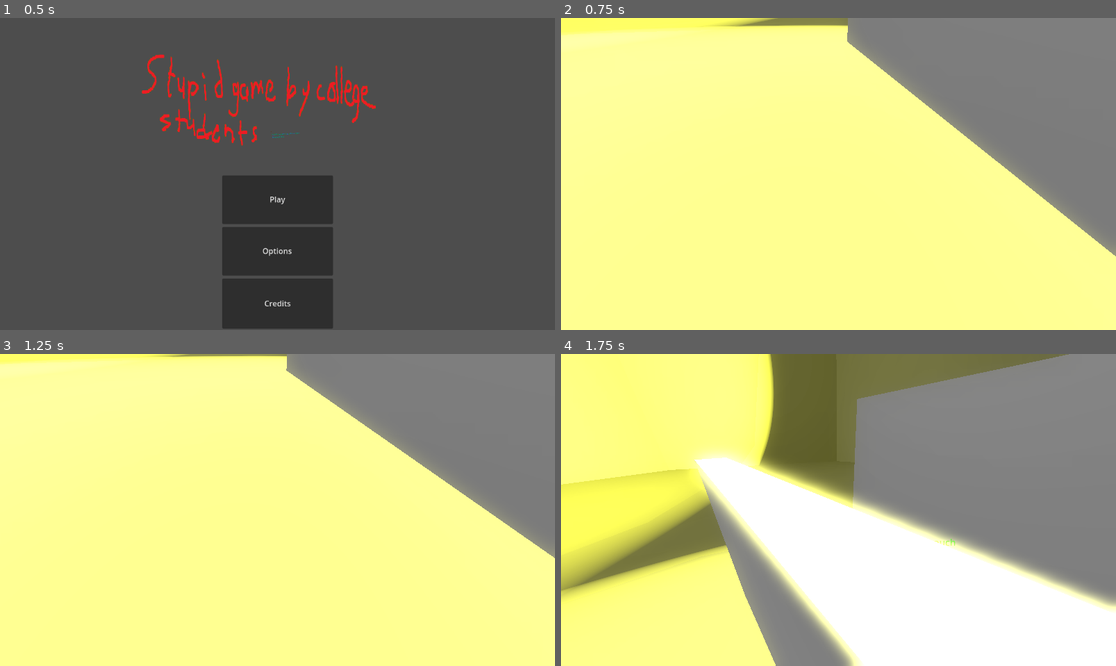
Above: before the commit, frames 1-4 (two rows, left to right).
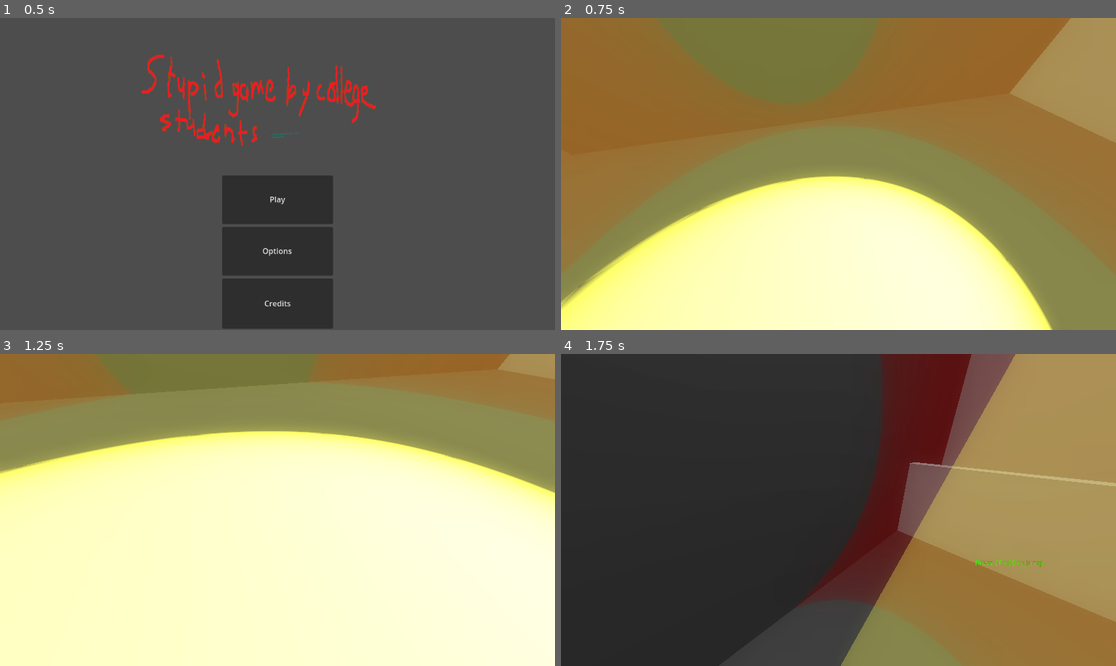
Above: after the commit, the same moments.

Repository: BridgeDeck/collegeproject-game
Game: Godot game, scene res://main.tscn
Two runs of this game, one before a commit and one after it. Both use one fixed random seed, a clock stepped at 60 frames per second and the inputs below. A sky picture missing from this copy of the repository is replaced by a grey-blue gradient.
Inputs (mouse positions are in pixels of both pictures, inside the frame that each line leads up to):
- Up to frame 1 (0.5 s): no input
- Up to frame 2 (0.75 s): click "Play" at 0.5 s
- Up to frame 3 (1.25 s): no input
- Up to frame 4 (1.75 s): tap Space (jump) at 1.25, 1.52 s; move the mouse to (866, 510) at 1.27 s; press the mouse at (866, 510) at 1.28 s; hold W (forward) from 1.28 s (still down)

Frame 1 is identical in both runs. In frame 2, 94% of the frame differs, in the area x 0-100%, y 0-100%; in frame 3, 97%; in frame 4, 100%.

Commit message:
tweaked maps

Diff:
--- a/maps/base_map.tscn
+++ b/maps/base_map.tscn
@@ -54,4 +54,6 @@
 floor_max_angle = 0.785398
 floor_snap_length = 0.1
 platform_on_leave = 0
+safe_margin = 0.001
 jump_force = 8.0
+acceleration = 54.0
--- a/maps/tutorial.tscn
+++ b/maps/tutorial.tscn
@@ -16,18 +16,29 @@
 sky = SubResource("Sky_2337y")
 ambient_light_source = 1
 reflected_light_source = 1
+tonemap_exposure = 1.23
 glow_enabled = true
-glow_intensity = 0.5
-glow_bloom = 0.5
+glow_bloom = 0.36
+glow_hdr_threshold = 1.8
 glow_hdr_luminance_cap = 4.0
 fog_enabled = true
 fog_mode = 1
-fog_light_color = Color(0, 0, 0, 1)
-fog_light_energy = 6.06
+fog_light_color = Color(0.0509804, 0, 0, 1)
+fog_light_energy = 16.0
 fog_density = 1.0
 fog_sky_affect = 0.0
-fog_depth_curve = 0.707107
-fog_depth_begin = 5.0
+fog_depth_curve = 0.0625001
+fog_depth_end = 200.0
+
+[sub_resource type="StandardMaterial3D" id="StandardMaterial3D_2337y"]
+resource_local_to_scene = true
+transparency = 1
+albedo_color = Color(0, 1, 1, 0.1)
+
+[sub_resource type="StandardMaterial3D" id="StandardMaterial3D_21o1g"]
+resource_local_to_scene = true
+transparency = 1
+albedo_color = Color(0.984, 0.875, 0, 0.1)
 
 [sub_resource type="StandardMaterial3D" id="StandardMaterial3D_fwf7s"]
 cull_mode = 2
@@ -59,15 +70,21 @@
 environment = SubResource("Environment_50mgq")
 
 [node name="BaseMapGeometry" parent="." index="2"]
+process_mode = 4
 visible = false
 use_collision = false
 
 [node name="MainCharacterEntity" parent="." index="4"]
-transform = Transform3D(1, 0, 0, 0, 1, 0, 0, 0, 1, -3.45297, 1.83314, -0.162)
+transform = Transform3D(1, 0, 0, 0, 1, 0, 0, 0, 1, -0.165247, 5.09178, -12.9252)
 floor_constant_speed = true
 jump_force = 20.0
-acceleration = 128.0
-air_speed_modifier = 0.5
+air_speed_modifier = 0.001
+
+[node name="CSGBox3D" parent="MainCharacterEntity/DefaultCollision" index="0"]
+material = SubResource("StandardMaterial3D_2337y")
+
+[node name="CSGBox3D" parent="MainCharacterEntity/CrouchCollision" index="0"]
+material = SubResource("StandardMaterial3D_21o1g")
 
 [node name="MapBoundaries" type="CSGCylinder3D" parent="." index="5"]
 transform = Transform3D(1, 0, 0, 0, 1, 0, 0, 0, 1, 0, -0.475586, 0)
@@ -143,14 +160,16 @@
 radius = 64.4897
 height = 1.04883
 
-[node name="SpotLight3D" parent="." index="6" instance=ExtResource("3_x7mfr")]
-transform = Transform3D(1, 0, 0, 0, 0.793353, 0.608761, 0, -0.608761, 0.793353, -3, 35.6616, 48.436)
-shadow_enabled = true
-shadow_bias = 10.0
-shadow_normal_bias = 8.395
+[node name="SpawnLight" parent="." index="6" instance=ExtResource("3_x7mfr")]
+transform = Transform3D(1, 0, 0, 0, 0.680874, 0.7324, 0, -0.7324, 0.680874, -0.51826, 81.1897, 61.429)
+light_energy = 11.891
+light_bake_mode = 1
+shadow_normal_bias = 2.781
+shadow_reverse_cull_face = true
 shadow_caster_mask = 4294967293
-spot_range = 107.0
-spot_angle = 17.274
+spot_range = 124.916
+spot_angle = 2.57
+spot_angle_attenuation = 0.318642
 
 [node name="MapLantern" type="CSGCylinder3D" parent="." index="7"]
 transform = Transform3D(1, 0, 0, 0, 1, 0, 0, 0, 1, 0, 80.5, 0)
@@ -165,13 +184,7 @@
 omni_range = 207.938
 omni_attenuation = 0.76
 
-[node name="WallTutorial" type="CSGBox3D" parent="." index="8"]
-transform = Transform3D(1, 0, 0, 0, 1, 0, 0, 0, 1, -2.5, 3.5, 4)
-use_collision = true
-collision_mask = 0
-size = Vector3(22, 8, 1)
-
-[node name="InstructJump" type="Sprite3D" parent="." index="9"]
+[node name="InstructJump" type="Sprite3D" parent="." index="8"]
 transform = Transform3D(1, 0, 0, 0, 1, 0, 0, 0, 1, 2, 3, 0)
 billboard = 1
 texture = SubResource("ViewportTexture_x7mfr")
@@ -187,13 +200,7 @@
 theme_override_font_sizes/font_size = 32
 text = "Press SPACE to Jump"
 
-[node name="CrouchTutorial" type="CSGBox3D" parent="." index="10"]
-transform = Transform3D(1, 0, 0, 0, 1, 0, 0, 0, 1, -2.5, 6, 13)
-use_collision = true
-collision_mask = 0
-size = Vector3(22, 9, 1)
-
-[node name="InstructCrouch" type="Sprite3D" parent="." index="11"]
+[node name="InstructCrouch" type="Sprite3D" parent="." index="9"]
 transform = Transform3D(1, 0, 0, 0, 1, 0, 0, 0, 1, 2, 5, 8)
 billboard = 1
 texture = SubResource("ViewportTexture_2337y")
@@ -209,12 +216,52 @@
 theme_override_font_sizes/font_size = 32
 text = "Press CTRL to Crouch"
 
-[node name="Ramp" type="CSGBox3D" parent="." index="12"]
-transform = Transform3D(0.759635, 0.65035, 0, -0.65035, 0.759635, 0, 0, 0, 1, -15.1249, 4.15769, 16.127)
-use_collision = true
-size = Vector3(14, 1, 6.74609)
-
-[node name="VisualSpotlight" parent="." index="13" instance=ExtResource("3_x7mfr")]
-transform = Transform3D(-4.37114e-08, 0, -1, 0, 1, 0, 1, 0, -4.37114e-08, -60.1018, 27.5398, -17.3768)
-spot_range = 159.193
+[node name="Pointer" parent="." index="10" instance=ExtResource("3_x7mfr")]
+transform = Transform3D(-4.37114e-08, 0, -1, 0, 1, 0, 1, 0, -4.37114e-08, -56.2419, 41.6996, -17.3768)
+light_energy = 13.79
+shadow_enabled = true
+shadow_reverse_cull_face = true
+shadow_caster_mask = 4294967293
+spot_range = 153.453
 spot_angle = 21.9095
+
+[node name="Platforms" type="Node" parent="." index="11"]
+
+[node name="SpawnWall" type="CSGBox3D" parent="Platforms" index="0"]
+transform = Transform3D(1, 0, 0, 0, 1, 0, 0, 0, 1, -15.149, 8.06554, -9.845)
+use_collision = true
+size = Vector3(10, 16.6683, 46.828)
+
+[node name="JumpTutorial" type="CSGBox3D" parent="Platforms" index="1"]
+transform = Transform3D(1, 0, 0, 0, 1, 0, 0, 0, 1, -0.946228, 2.92279, 4)
+use_collision = true
+collision_mask = 0
+size = Vector3(25.1075, 6.84558, 1)
+
+[node name="CrouchTutorial" type="CSGBox3D" parent="Platforms" index="2"]
+transform = Transform3D(1, 0, 0, 0, 1, 0, 0, 0, 1, -1.92576, 9.39583, 12.9999)
+use_collision = true
+collision_mask = 0
+size = Vector3(23.162, 16.2531, 1)
+
+[node name="Ramp" type="CSGBox3D" parent="Platforms" index="3"]
+transform = Transform3D(0.707107, 0.707107, 0, -0.707107, 0.707107, 0, 0, 0, 1, -15.0613, 4.12938, 16.127)
+use_collision = true
+size = Vector3(13.87, 1.04993, 6.74609)
+
+[node name="Platform" type="CSGBox3D" parent="Platforms/Ramp" index="0"]
+transform = Transform3D(0.707107, -0.707107, 0, 0.707107, 0.707107, 0, 0, 0, 1, -11.579, -5, -23.021)
+use_collision = true
+size = Vector3(14, 1, 52.789)
+
+[node name="SpawnWall2" type="CSGBox3D" parent="Platforms" index="4"]
+transform = Transform3D(-4.37114e-08, 0, 1, 0, 1, 0, -1, 0, -4.37114e-08, 13.313, 9.235, -28.323)
+use_collision = true
+size = Vector3(10.031, 14.695, 46.924)
+
+[node name="SpawnWall3" type="CSGBox3D" parent="Platforms" index="5"]
+transform = Transform3D(1, 0, 0, 0, 1, 0, 0, 0, 1, 10.1347, 7.99164, -1.23174)
+use_collision = true
+size = Vector3(2.53796, 16.0204, 46.8277)
+
+[editable path="MainCharacterEntity"]
Not shown: 1 places in maps/tutorial.tscn that only renumber resources
